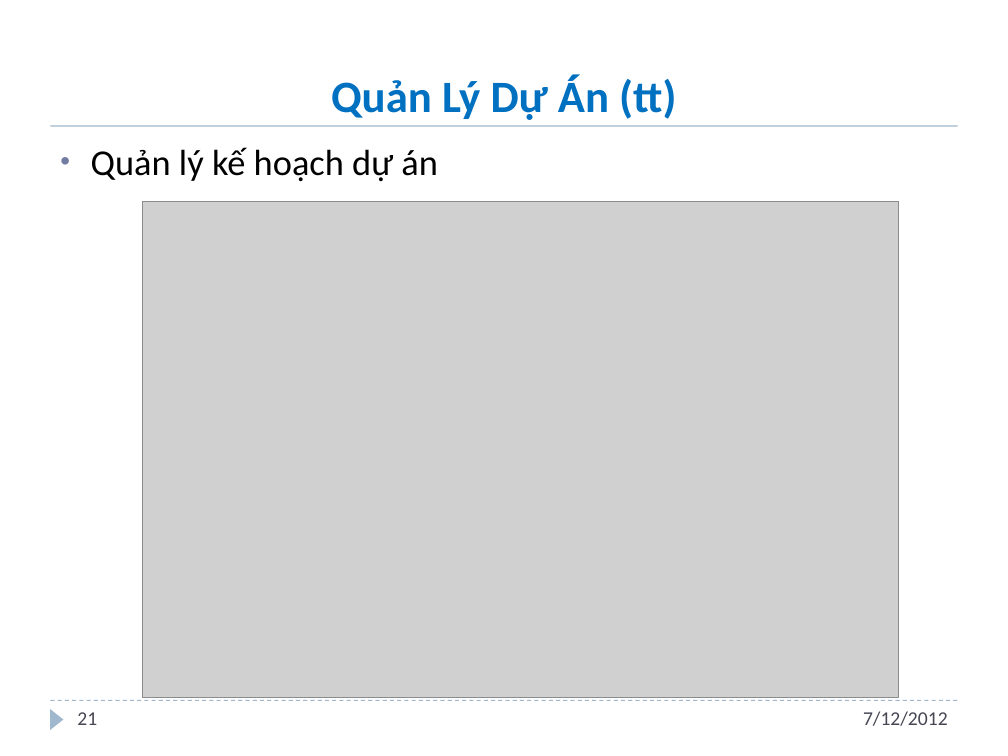
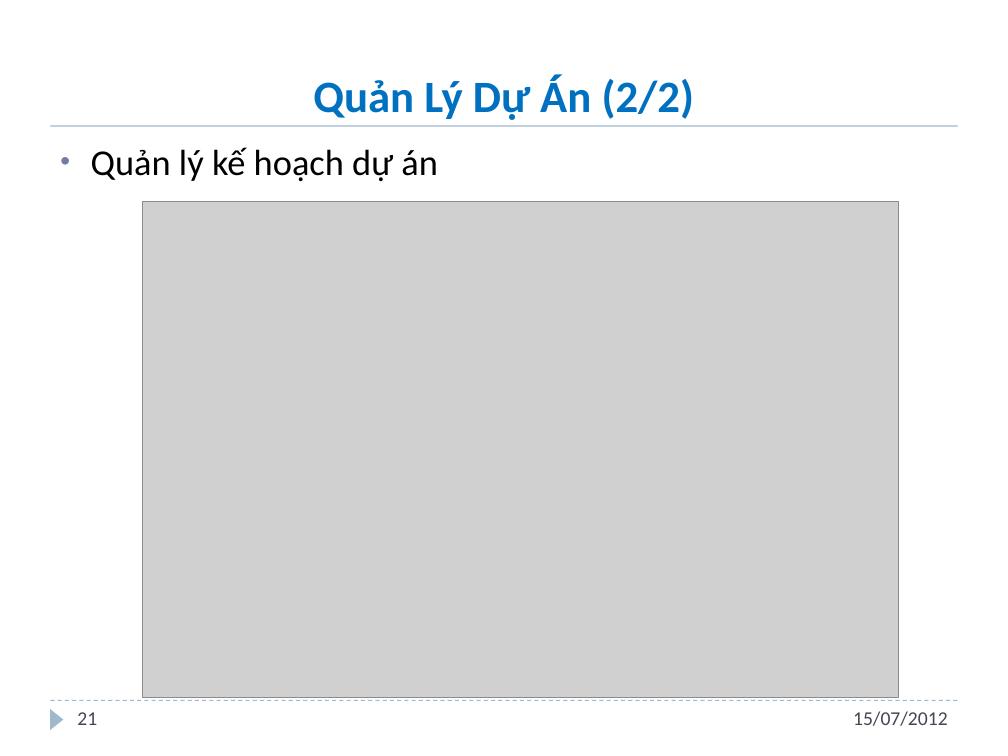
Before and after one commit to andungtra/he-thong-quan-ly-tuong-tac, a slide deck: slide 21 of Report/ppt/Presentation.pptx. Drawn at 1008x756 pixels with LibreOffice and Linux fonts; fonts in the diff are those of the drawing; grey boxes stand for pictures; background and template pictures are left out. Boxes give left, top, right and bottom in pixels: in the first picture for what was removed or moved away, otherwise in the second. Text is boxed around its words. In the diff, an @@ line names an element or a change of style, - is before the commit and + after.

```diff
--- a/Report/ppt/Presentation.pptx
+++ b/Report/ppt/Presentation.pptx
@@ title at bbox=[313, 74, 695, 120]: text changed @@
-Quản Lý Dự Án (tt)
+Quản Lý Dự Án (2/2)
@@ text at bbox=[853, 711, 948, 726]: text changed @@
-7/12/2012
+15/07/2012
```
Also in this commit, not shown: 43 other slides changed, 2 slides added, 1 other file.
